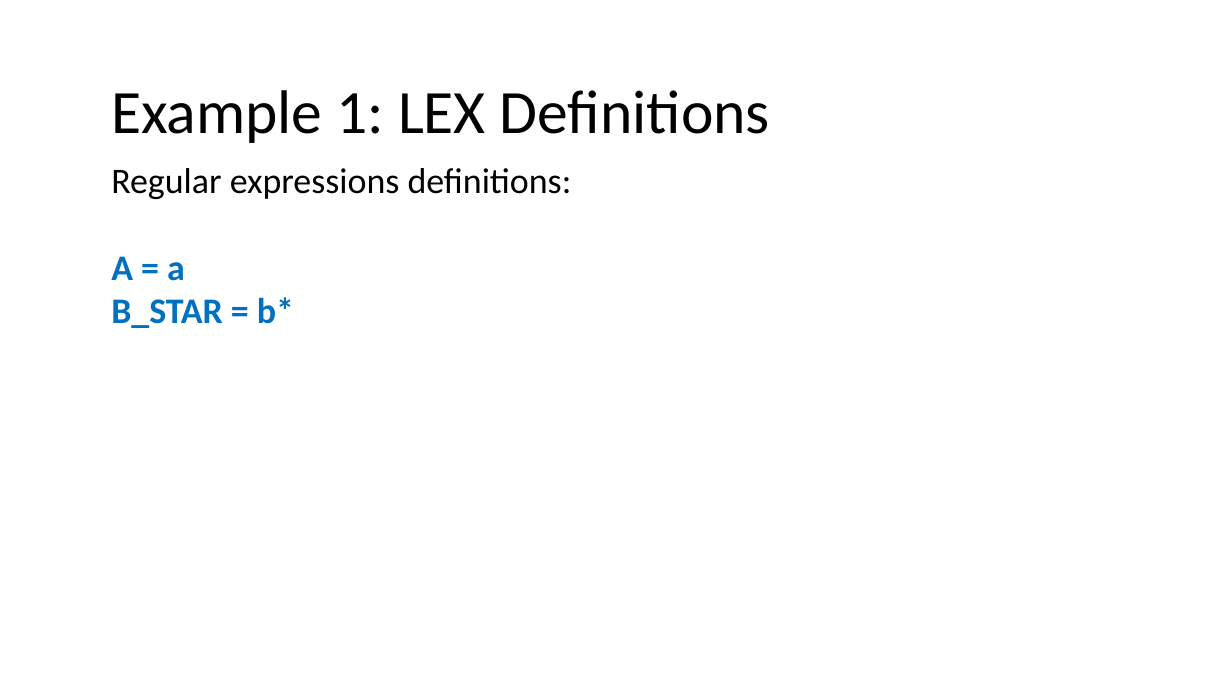
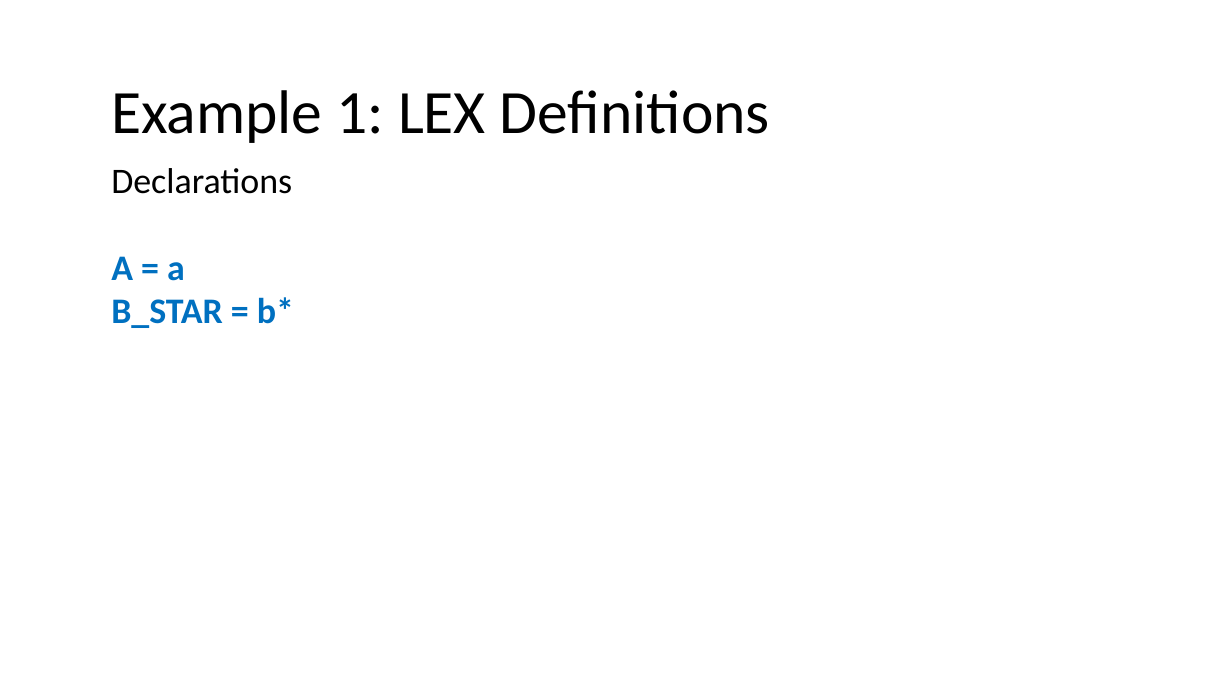
Before and after one commit to nivshani/compilation, a slide deck: slide 91 of slides/lexical_analysis.pptx (slide 92 before the commit). Drawn at 1232x693 pixels with LibreOffice and Linux fonts; fonts in the diff are those of the drawing. Boxes give left, top, right and bottom in pixels: in the first picture for what was removed or moved away, otherwise in the second. Text is boxed around its words. In the diff, an @@ line names an element or a change of style, - is before the commit and + after.

```diff
--- a/slides/lexical_analysis.pptx
+++ b/slides/lexical_analysis.pptx
@@ text at [111,168,292,194]: text changed @@
-Regular expressions definitions:
+Declarations
```
Also in this commit, not shown: 6 other slides changed, 1 other file.
